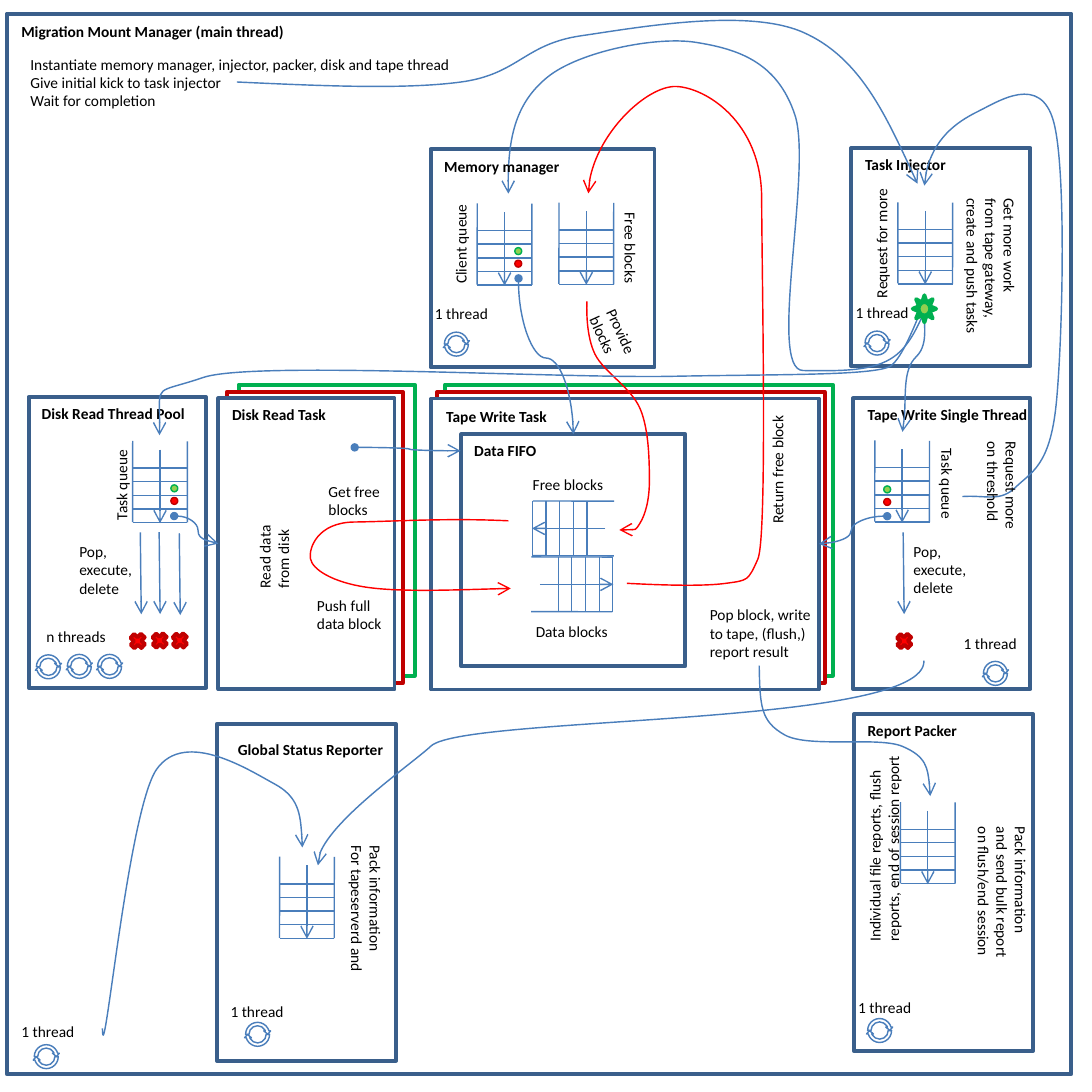
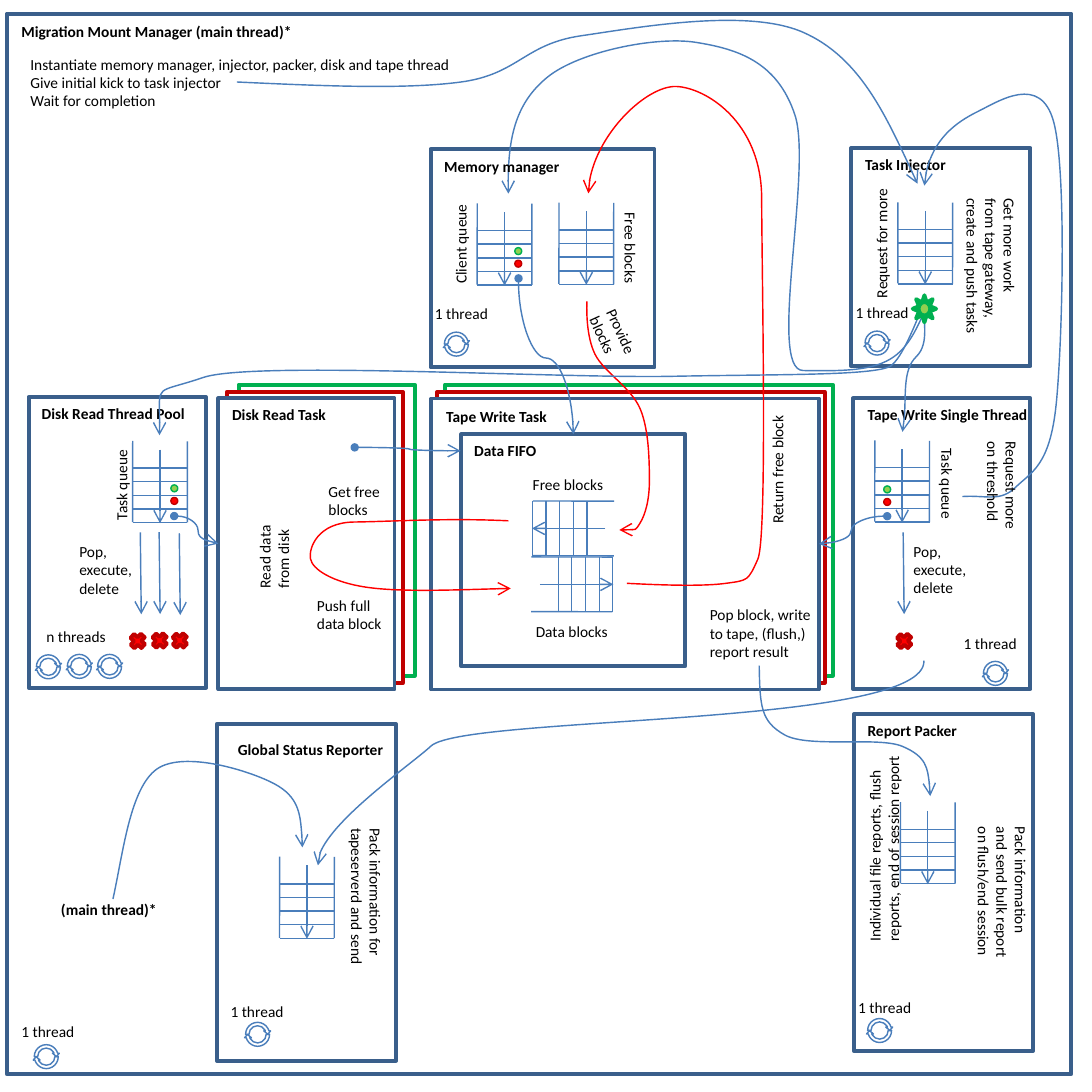
Before and after one commit to cern-cta/CTA, a slide deck: slide 1 of castor/tape/tapeserver/documentation/images/MigrationMountMM.pptx. Drawn at 1092x1092 pixels with LibreOffice and Linux fonts; fonts in the diff are those of the drawing. Boxes give left, top, right and bottom in pixels: in the first picture for what was removed or moved away, otherwise in the second. Text is boxed around its words. In the diff, an @@ line names an element or a change of style, - is before the commit and + after.

Commit message:
Minor fix on threading diagrams

```diff
--- a/castor/tape/tapeserver/documentation/images/MigrationMountMM.pptx
+++ b/castor/tape/tapeserver/documentation/images/MigrationMountMM.pptx
@@ text at (x1=21, y1=25, x2=291, y2=40): text changed @@
-Migration Mount Manager (main thread)
+Migration Mount Manager (main thread)*
@@ freeform shape resized from (x1=103, y1=751, x2=302, y2=1034) to (x1=112, y1=761, x2=302, y2=898) @@
@@ text at (x1=347, y1=830, x2=384, y2=963): text changed @@
-Pack information
-For tapeserverd and
+Pack information for tapeserverd and send
@@ text added at (x1=61, y1=903, x2=157, y2=917), 8 pt, text #000000, bold @@
+(main thread)*
```
Also in this commit, not shown: 2 other files.
